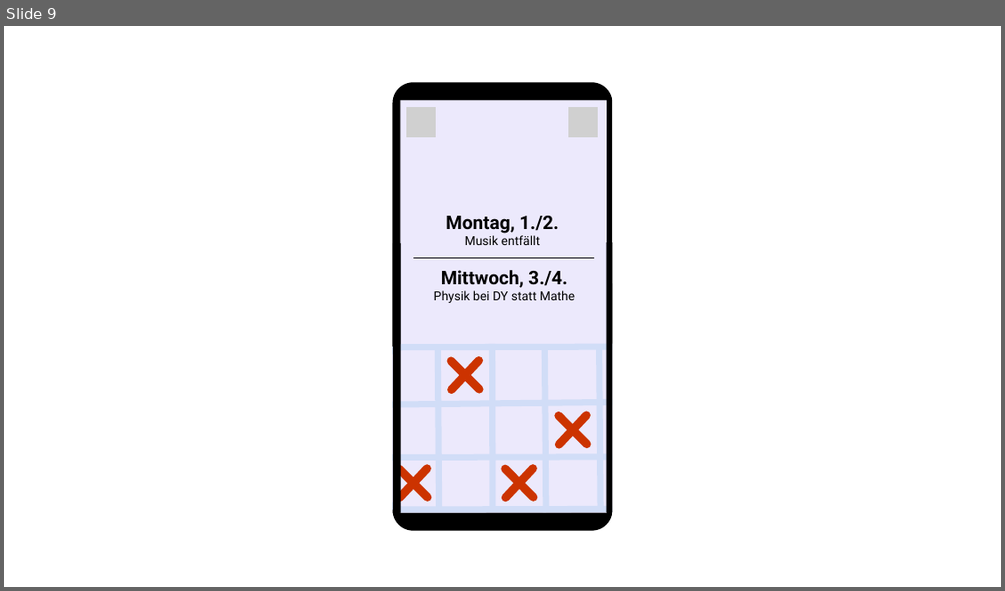
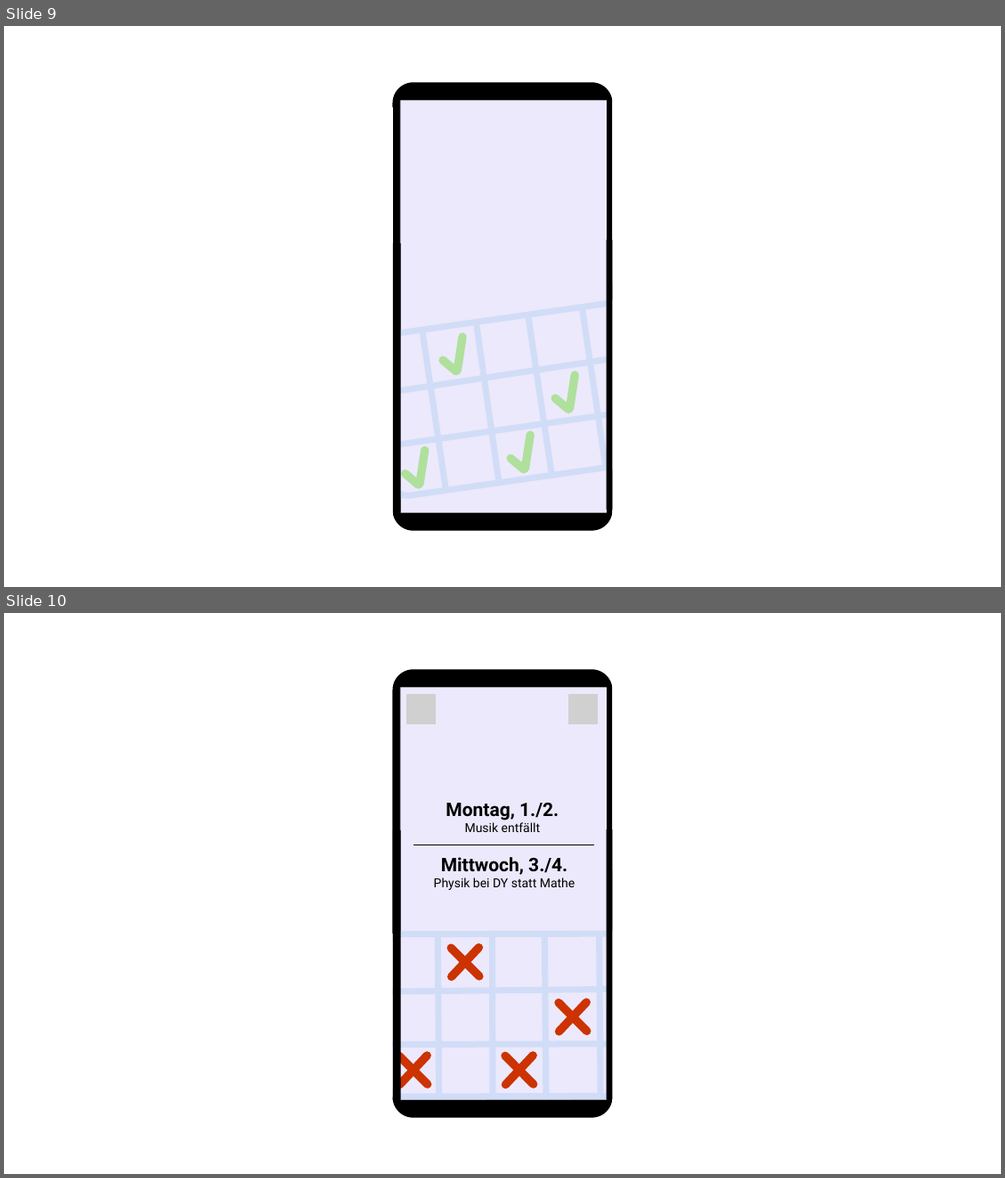
Before and after one commit to zunkelty/vertretungsfilter, a slide deck: doc/vertretungsalarm.pptx. Shown one above the other, each under a label of ours: slide 9 before the commit, slides 9 and 10 after it. The pictures are 1005x591 and 1005x1178 pixels, drawn with LibreOffice and Linux fonts; fonts in the diff are those of the drawing; grey boxes stand for pictures. Boxes give left, top, right and bottom in pixels: in the first picture for what was removed or moved away, otherwise in the second. Text is boxed around its words. In the diff, an @@ line names an element or a change of style, - is before the commit and + after.

```diff
--- a/doc/vertretungsalarm.pptx
+++ b/doc/vertretungsalarm.pptx
@@ slide 9 added at (4,26,1001,587), background #FFFFFF; not listed: 2 template elements that a slide beside it also shows @@
@@ rectangle added at (394,100,399,506), fill #000000 @@
@@ rectangle added at (400,100,607,513), fill #ECE9FC @@
@@ rectangle added at (613,85,711,546), fill #FFFFFF @@
@@ rectangle added at (295,108,393,568), fill #FFFFFF @@
@@ rectangle added at (393,243,400,513), fill #000000 @@
@@ rectangle added at (607,240,613,510), fill #000000 @@
@@ group added at (369,301,650,499): 14 lines, 1 rounded rectangle @@
@@ what was slide 9 is now slide 10 @@
```
Also in this commit, not shown: 2 other slides added, 1 slide removed, 6 other files.
